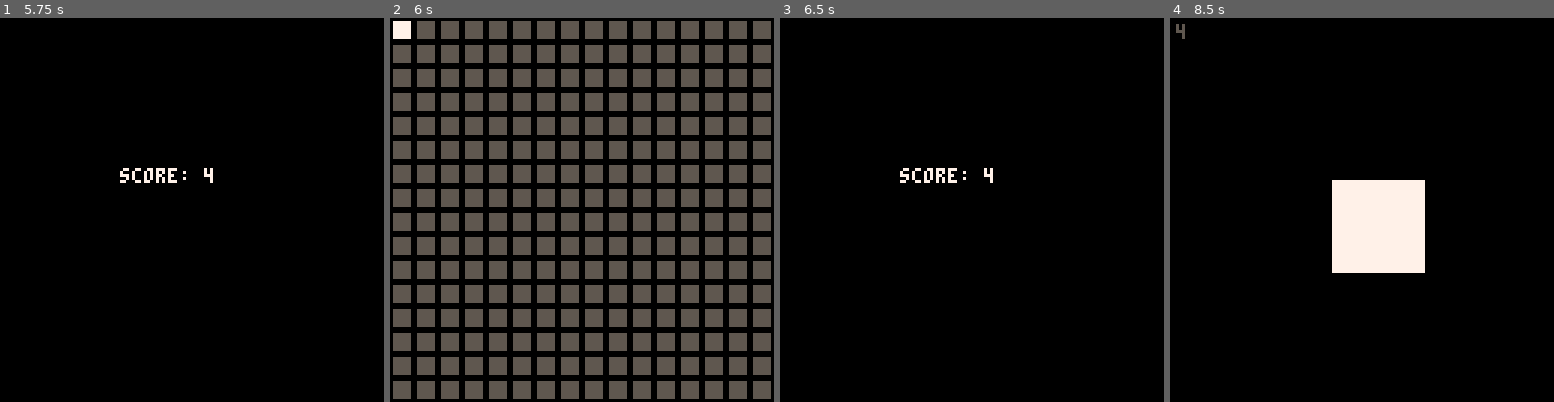
Above: before the commit, frames 1-4 (left to right).
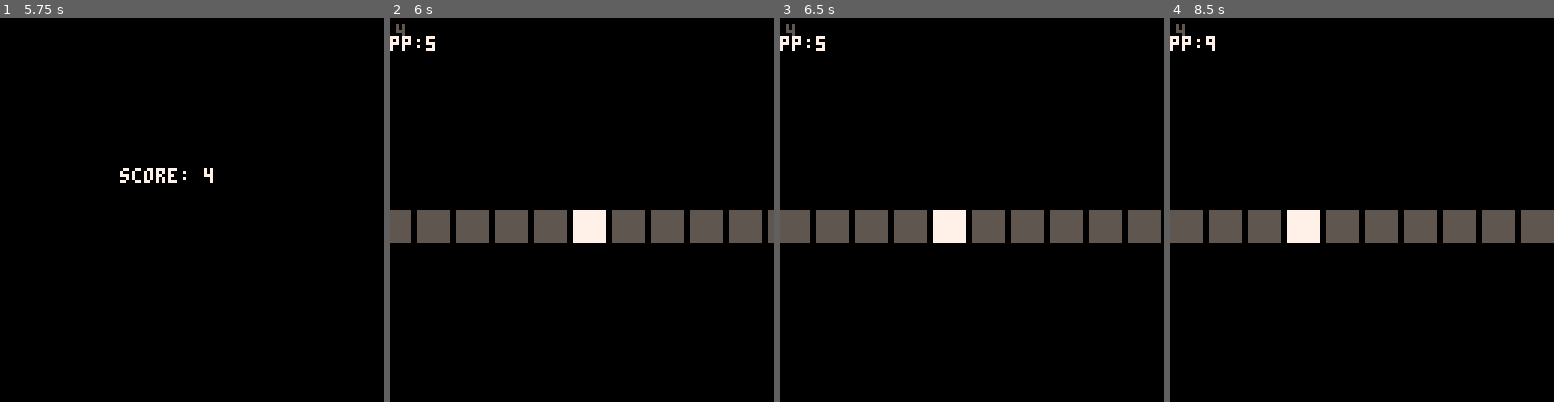
Above: after the commit, the same moments.

Repository: abemassry/dimensional-jump
Game: PICO-8 cartridge dimensional-jump.p8
The game is run twice, just before and just after one commit, with the same random seed, the same clock (stepped at 60 frames per second) and the same inputs.
Inputs:
- Up to frame 1 (5.75 s): tap X (X key) at 0.33, 1.07, 1.85, 2.97, 4.08, 5.2 s; tap O (Z key) at 0.7, 1.7, 2.1, 2.5, 2.9, 3.3, 3.7, 4.1, 4.5, 4.9, 5.3, 5.7 s; hold Right 1.6-2.1 s; hold Up 2.15-2.42 s; hold Right 2.47-3.03 s; hold Left 3.08-3.58 s; hold Down 3.63-3.97 s; hold Right 4.02-4.68 s; hold Up 4.73-5.03 s; hold Left 5.08-5.68 s; hold Down from 5.73 s (still down)
- Up to frame 2 (6 s): keep holding Down
- Up to frame 3 (6.5 s): release Down at 6.03 s; hold Right from 6.08 s (still down); tap O (Z key) at 6.1 s; tap X (X key) at 6.32 s
- Up to frame 4 (8.5 s): tap O (Z key) every 0.4 s from 6.5 to 8.1 s; release Right at 6.58 s; hold Right 6.63-7.13 s; hold Up 7.18-7.45 s; tap X (X key) at 7.43 s; hold Right 7.5-8.07 s; hold Left from 8.12 s (still down)

Frame 1 is identical in both runs. In frame 2, 56% of the frame differs, in the area x 0-100%, y 0-100%; in frame 3, 7.9%; in frame 4, 12%.

Commit message:
add obstacles 1d level

Diff:
--- a/dimensional-jump.p8
+++ b/dimensional-jump.p8
@@ -145,6 +145,9 @@
 		allow_timer = 0,
 		tick_timer = 0,
 		dash_jump = false,
+		dropping = false,
+		fall_anim = 0,
+		falling = false,
 		t=0,
 		update=function(self)
 			-- handle right button press
@@ -187,6 +190,9 @@
 			local space=0
 			local count=0
 			local dashx = 0
+			local drops = {15, 21, 28, 35, 42}
+			if (self.falling and self.tick_timer % 2 == 0) self.fall_anim += 1
+			if (self.fall_anim > 6) self.fall_anim = 6
 			for i=self.start_pos,self.end_pos,1 do
 				c = 5
 
@@ -206,9 +212,18 @@
 					overlay_state = 4
 				end
 
-				if (i == 20) c = 1
+				for drop in all(drops) do
+					if (i == drop) c = 1
+				end
+				print('pp:'..self.player_pos, 0, 6, 7)
 
 				rectfill(x1, 64, x2, 74, c)
+				if (c == 1) then
+					if (self.player_pos == count) then
+						rectfill(x1+self.fall_anim, 64+self.fall_anim, x2-self.fall_anim, 74-self.fall_anim, 7)
+						self.falling = true
+					end
+				end
 				--print(i, space+(i*10)+i-self.t, 84, 7)
 				space = space + 2
 				count+=1
@@ -400,10 +415,8 @@
 	overlay_state = 1
 
 	if level == 0 then
-		--level = 1
-		--one_level_start()
-		level = 2
-		two_level_start()
+		level = 1
+		one_level_start()
 	elseif level == 1 then
 		level = 2
 		two_level_start()
